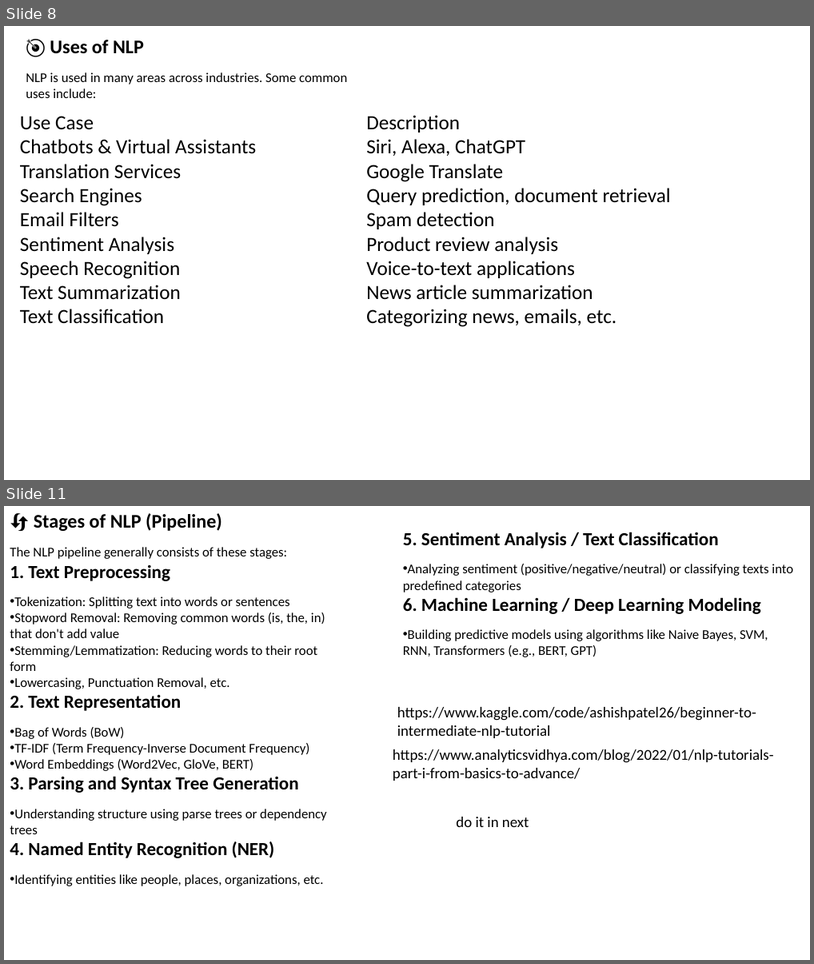
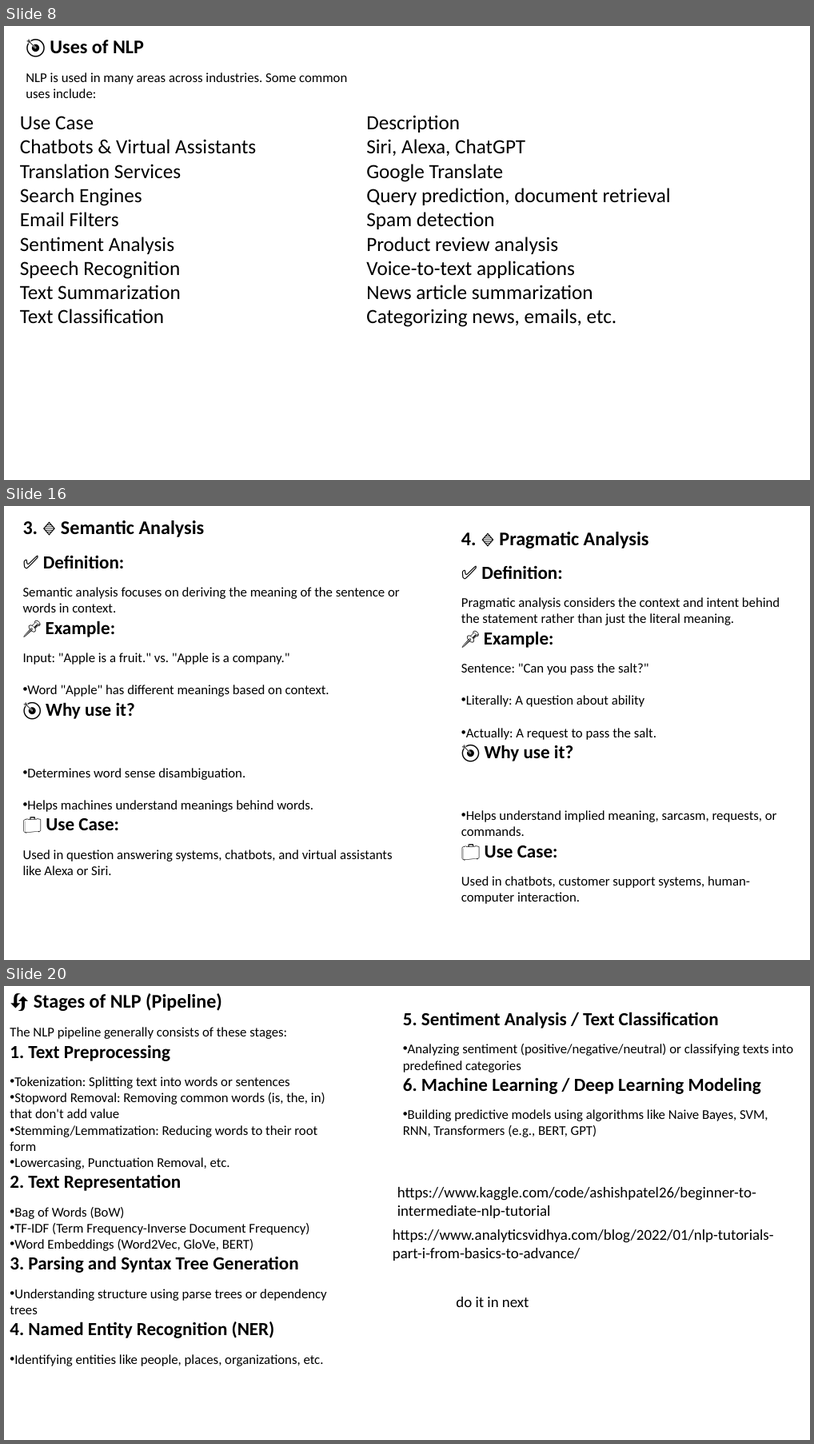
Before and after one commit to shahil04/ds_materials, a slide deck: 9.Deep_learning/class_11.0_NLP_text_preprocessing_.pptx. Shown one above the other, each under a label of ours: slides 8 and 11 before the commit, slides 8, 16 and 20 after it; the slides between them are not shown. The pictures are 814x964 and 814x1444 pixels, drawn with LibreOffice and Linux fonts; fonts in the diff are those of the drawing. Boxes give left, top, right and bottom in pixels: in the first picture for what was removed or moved away, otherwise in the second. Text is boxed around its words. In the diff, an @@ line names an element or a change of style, - is before the commit and + after.

```diff
--- a/9.Deep_learning/class_11.0_NLP_text_preprocessing_.pptx
+++ b/9.Deep_learning/class_11.0_NLP_text_preprocessing_.pptx
@@ slide 16 added at [4,506,810,960], background #FFFFFF @@
@@ text added at [23,520,400,875], 16 pt, text #000000 @@
+3. 🔹 Semantic Analysis
+✅ Definition:
+Semantic analysis focuses on deriving the meaning of the sentence or words in context.
+📌 Example:
+Input: "Apple is a fruit." vs. "Apple is a company."
+• Word "Apple" has different meanings based on context.
+🎯 Why use it?
+• Determines word sense disambiguation.
+• Helps machines understand meanings behind words.
+💼 Use Case:
+Used in question answering systems, chatbots, and virtual assistants like Alexa or Siri.
@@ text added at [462,532,780,904], 16 pt, text #000000 @@
+4. 🔹 Pragmatic Analysis
+✅ Definition:
+Pragmatic analysis considers the context and intent behind the statement rather than just the literal meaning.
+📌 Example:
+Sentence: "Can you pass the salt?"
+• Literally: A question about ability
+• Actually: A request to pass the salt.
+🎯 Why use it?
+• Helps understand implied meaning, sarcasm, requests, or commands.
+💼 Use Case:
+Used in chatbots, customer support systems, human-computer interaction.
@@ what was slide 11 is now slide 20 @@
```
Also in this commit, not shown: 12 slides changed, 9 other slides added, 6 slides removed, 10 other files.
